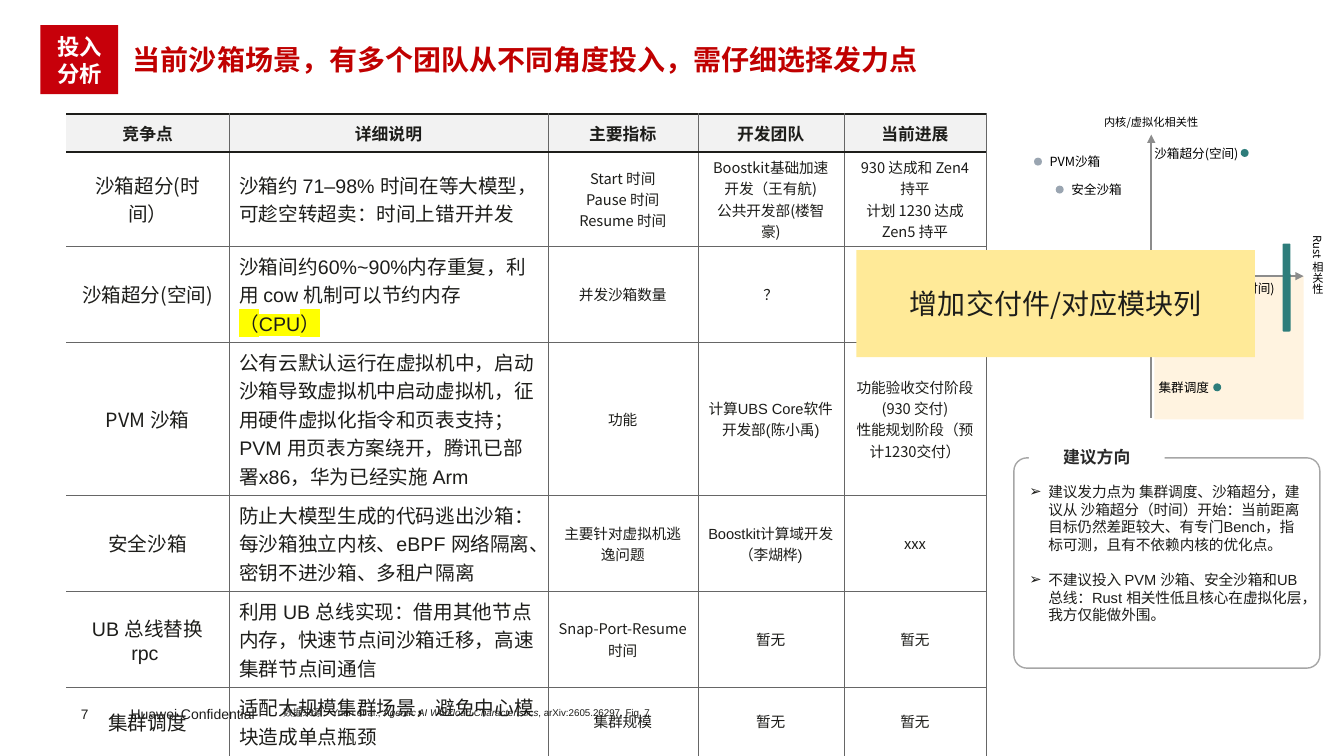
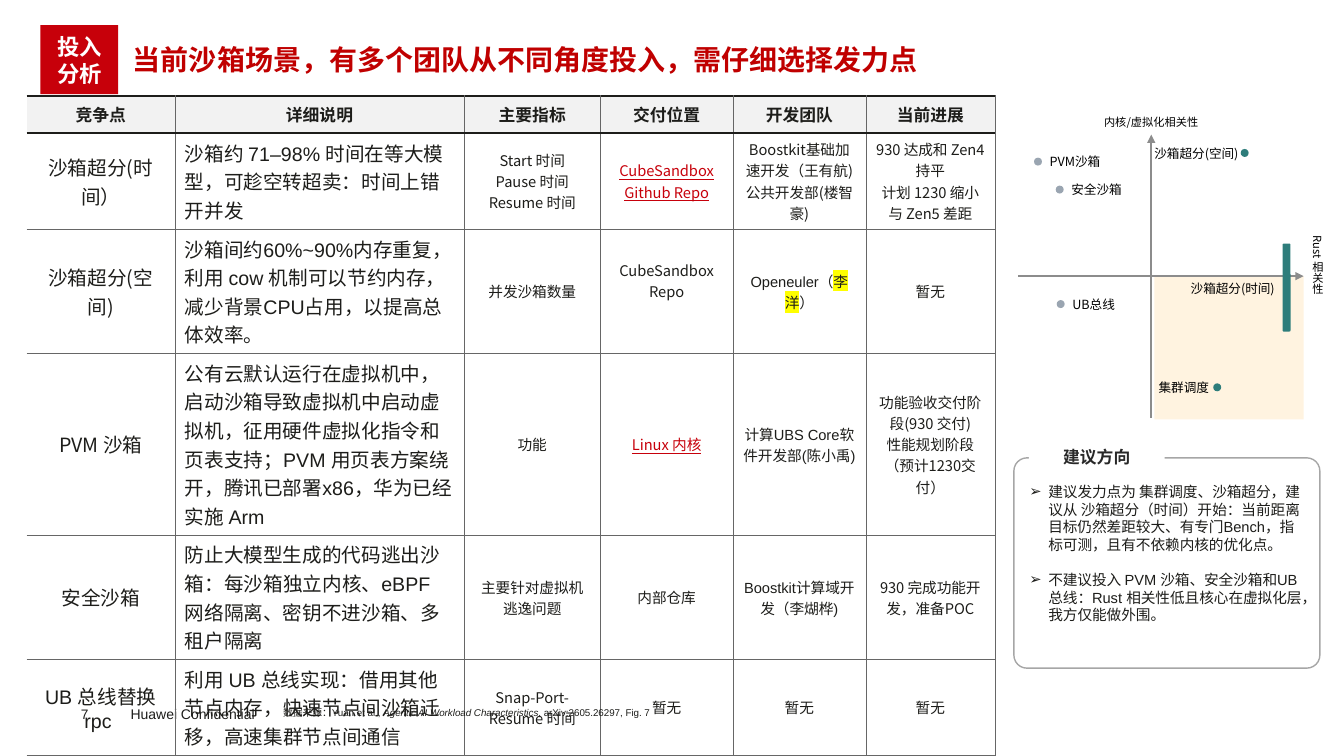
Before and after one commit to sui-zhiyuan/mindvault, a slide deck: slide 7 of slides/Rust_planning.pptx. Drawn at 1344x756 pixels with LibreOffice and Linux fonts; fonts in the diff are those of the drawing; background and template pictures are left out. Boxes give left, top, right and bottom in pixels: in the first picture for what was removed or moved away, otherwise in the second. Text is boxed around its words. In the diff, an @@ line names an element or a change of style, - is before the commit and + after.

```diff
--- a/slides/Rust_planning.pptx
+++ b/slides/Rust_planning.pptx
@@ table at box(26, 96, 994, 750) @@
-column 2, row 3: 沙箱间约60%~90%内存重复，利用 cow 机制可以节约内存（CPU）
+column 2, row 3: 沙箱间约60%~90%内存重复，利用 cow 机制可以节约内存，减少背景CPU占用，以提高总体效率。
-column 4: 开发团队 | Boostkit基础加速开发（王有航) / 公共开发部(楼智豪) | ？ | 计算UBS Core软件开发部(陈小禹) | Boostkit计算域开发（李煳桦) | 暂无 | 暂无
-column 5: 当前进展 | 930 达成和 Zen4 持平 / 计划 1230 达成 Zen5 持平 | 暂无 | 功能验收交付阶段(930 交付) 性能规划阶段（预计1230交付） | xxx | 暂无 | 暂无
+column 4: 交付位置 | CubeSandbox Github Repo | CubeSandbox Repo | Linux 内核 | 内部仓库 | 暂无 | 暂无
+column 5: 开发团队 | Boostkit基础加速开发（王有航) / 公共开发部(楼智豪) | Openeuler（李洋） | 计算UBS Core软件开发部(陈小禹) | Boostkit计算域开发（李煳桦) | 暂无 | 暂无
+column 6: 当前进展 | 930 达成和 Zen4 持平 / 计划 1230 缩小与 Zen5 差距 | 暂无 | 功能验收交付阶段(930 交付) 性能规划阶段（预计1230交付） | 930 完成功能开发，准备POC | 暂无 | 暂无
@@ table: place and size @@
-table at box(66, 114, 986, 750)
+table at box(26, 96, 994, 750)
@@ rectangle removed at box(856, 250, 1255, 357) @@
-增加交付件/对应模块列
@@ text added at box(1072, 298, 1115, 310), 9 pt, text #000000 @@
+UB总线
@@ ellipse added at box(1057, 300, 1065, 308), fill #9AA5B1 @@
```
Also in this commit, not shown: 6 other slides changed, 3 slides added, 2 slides removed.
